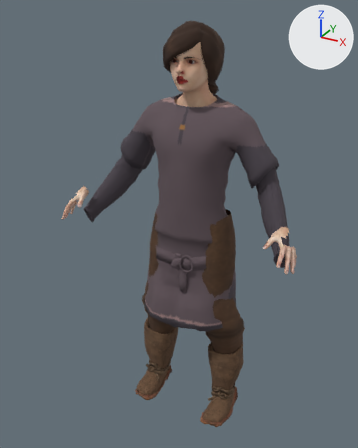
A saved change to the glTF model apps/client/src/props/art-study/source-people/ada-travel-coat-motion.glb.
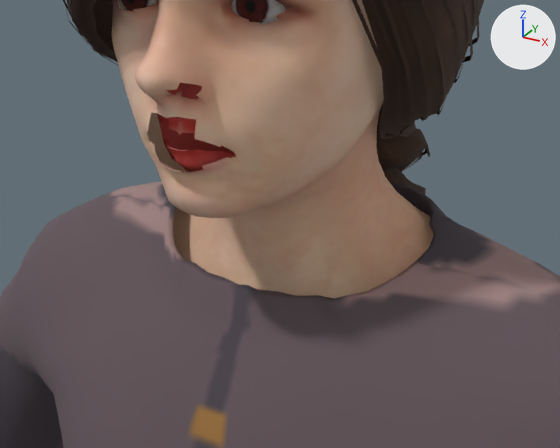
There are two pictures of each version: one whole from a 50 mm lens placed at (0.958, -1.807, 1.901), pointed at (-0.042, 0.011, 0.993), one close up from a 50 mm lens placed at (0.228, -0.36, 1.759), pointed at (0.054, -0.044, 1.601). Lighting does not change. The marker at upper right points along +X, +Y and +Z. The last two pictures show the newer version. Where no turn or scale is listed for an object, it has been applied to the vertices. Vertices at exactly the same position are counted once.

The first close-up shows 'Ada travel-coat', 'Ada travel-coat.braid01', 'Ada travel-coat.low-poly', 'Ada travel-coat.rehmanpolanski_viking_tunic'.
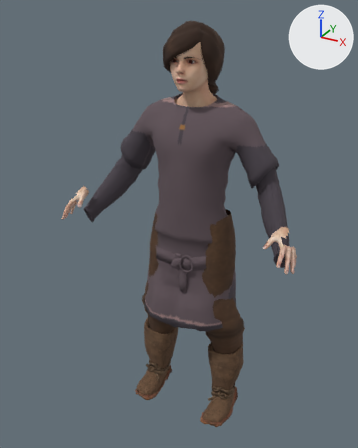
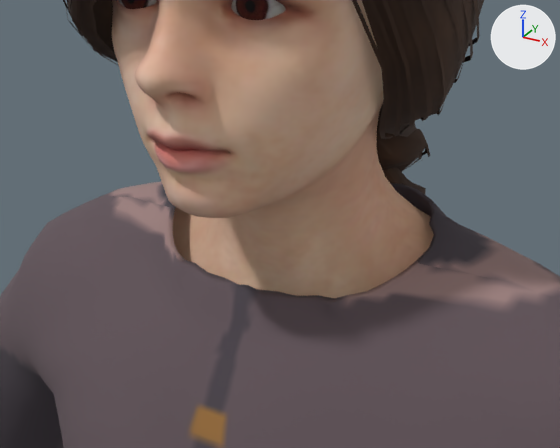
Boxes [x1, y1, x2, y2] around the edits, measured in the close-ups (560 x 448 px):
part 1 of me_base_002, built on: before [168, 147, 188, 151]; after [118, 2, 278, 172]

Diff of the bpy script that builds the scene:
```diff
--- a/apps/client/src/props/art-study/source-people/ada-travel-coat-motion.glb.py
+++ b/apps/client/src/props/art-study/source-people/ada-travel-coat-motion.glb.py
@@ me_base_002 @@
 # used by ob_ada_travel_coat_1; location = (0.0, 0.1041, 0.0148)
-me_base_002.from_pydata(...)  # 7107 vertices, 13870 faces; spans x -0.552..0.552, y -0.345..0.068, z 0.974..1.822
+me_base_002.from_pydata(...)  # 7453 vertices, 14724 faces; spans x -0.552..0.552, y -0.345..0.068, z 0.974..1.822
+# me_base_002 part 1: 2 vertices moved within x -0.005..0.005, y -0.16, z 1.62; 346 vertices added at x -0.045..0.045, y -0.171..-0.136, z 1.612..1.686
 me_base_002.materials.append(mat_ada_travel_coat_painted)
```
